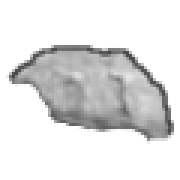
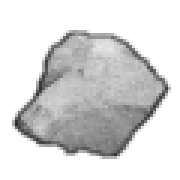
Layered file, before and after one edit (w=180, h=180). Changes by layer:
renamed "line" to "Outline", painted on it over [6, 30, 174, 159]
renamed "Pasted Layer" to "Main", painted on it over [6, 30, 174, 156]
